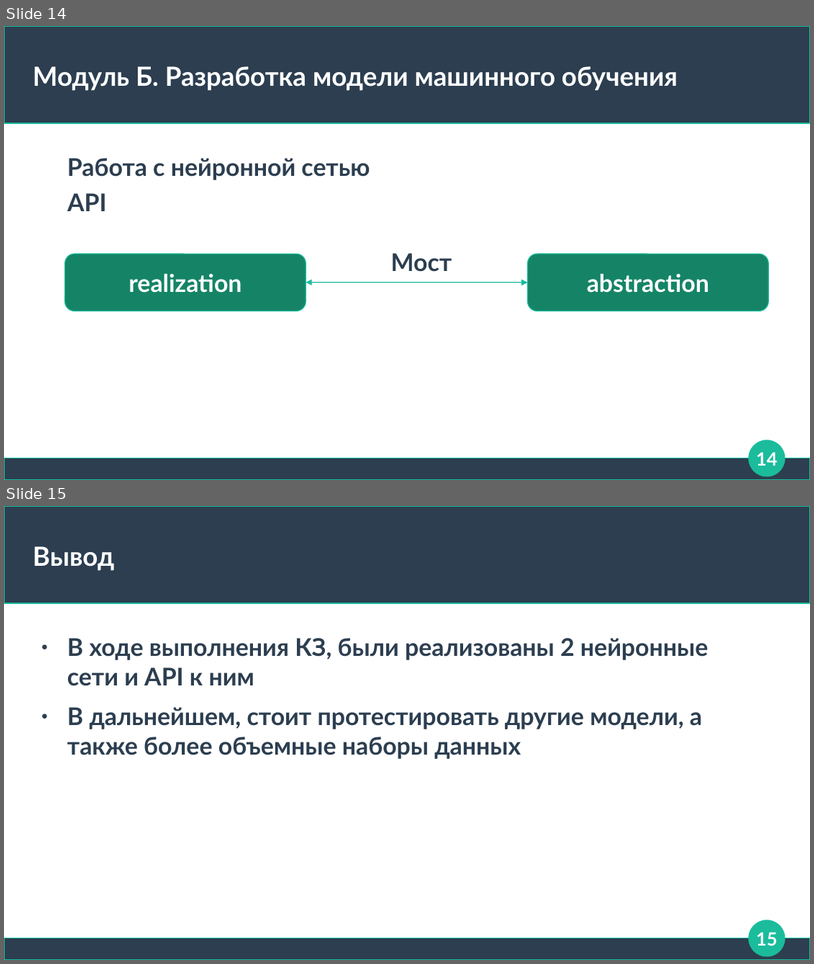
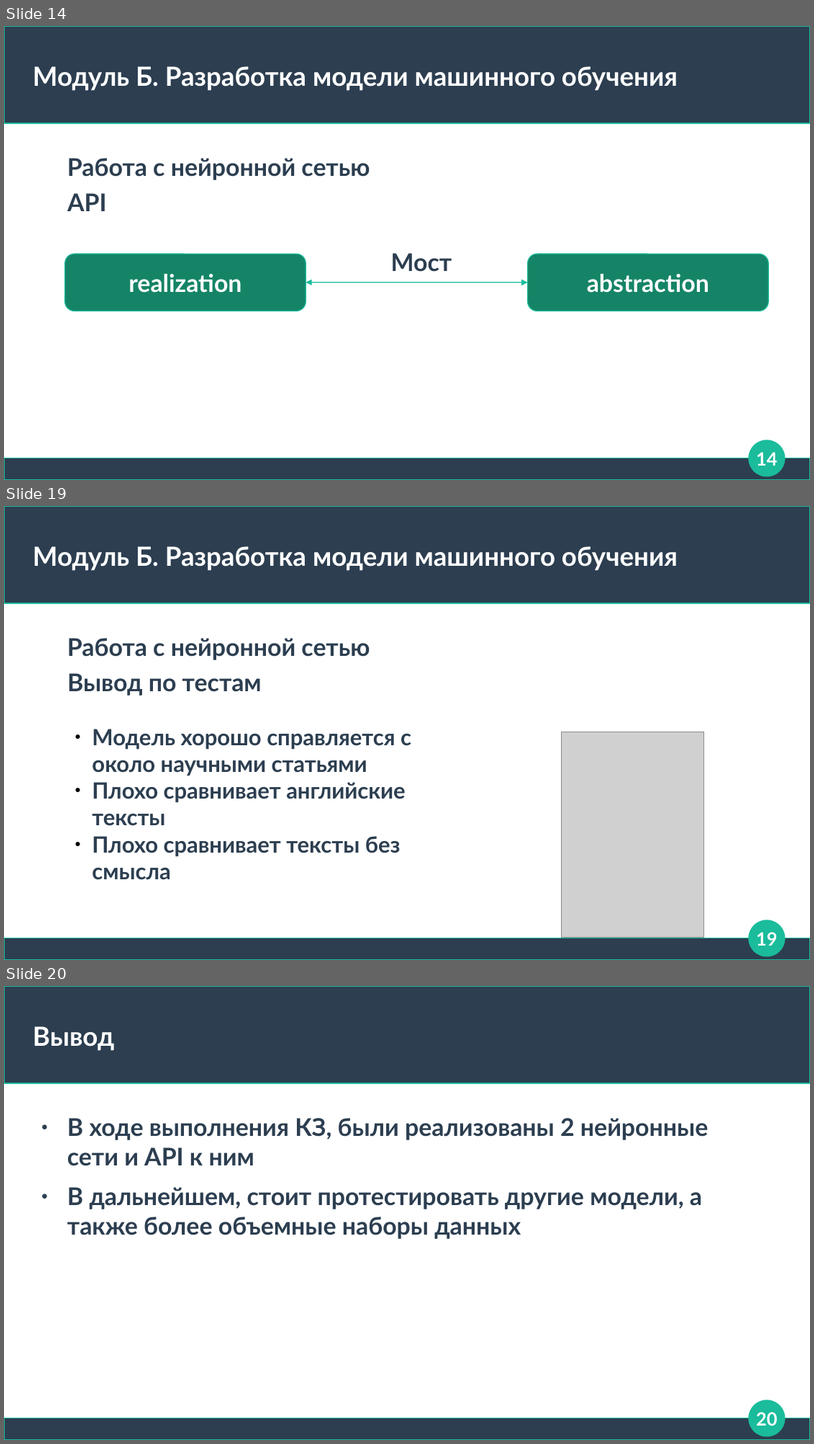
Before and after one commit to Rainfue/NLP-summary, a slide deck: Module4/presentation.odp. Shown one above the other, each under a label of ours: slides 14 and 15 before the commit, slides 14, 19 and 20 after it; the slides between them are not shown. The pictures are 814x964 and 814x1444 pixels, drawn with LibreOffice and Linux fonts; fonts in the diff are those of the drawing; grey boxes stand for pictures. Boxes give left, top, right and bottom in pixels: in the first picture for what was removed or moved away, otherwise in the second. Text is boxed around its words. In the diff, an @@ line names an element or a change of style, - is before the commit and + after.

```diff
--- a/Module4/presentation.odp
+++ b/Module4/presentation.odp
@@ slide 19 added at (4, 506, 810, 960), background #FFFFFF; not listed: 3 template elements that a slide beside it also shows @@
@@ title added at (33, 546, 678, 571), 26 pt, text #FFFFFF, bold @@
+Модуль Б. Разработка модели машинного обучения
@@ text added at (67, 638, 370, 660), 24 pt, text #2C3E50, bold @@
+Работа с нейронной сетью
@@ text added at (67, 673, 262, 695), 24 pt, text #2C3E50, bold @@
+Вывод по тестам
@@ text added at (92, 728, 412, 880), 22 pt, text #2C3E50, bold @@
+● Модель хорошо справляется с около научными статьями
+● Плохо сравнивает английские тексты
+● Плохо сравнивает тексты без смысла
@@ picture added at (561, 731, 705, 937) @@
@@ page number added at (756, 932, 777, 945), 18 pt, text #FFFFFF, bold @@
+19
@@ what was slide 15 is now slide 20 @@
@@ page number at (756, 1412, 777, 1425): text changed @@
-15
+20
```
Also in this commit, not shown: 4 other slides added, 22 other files.
